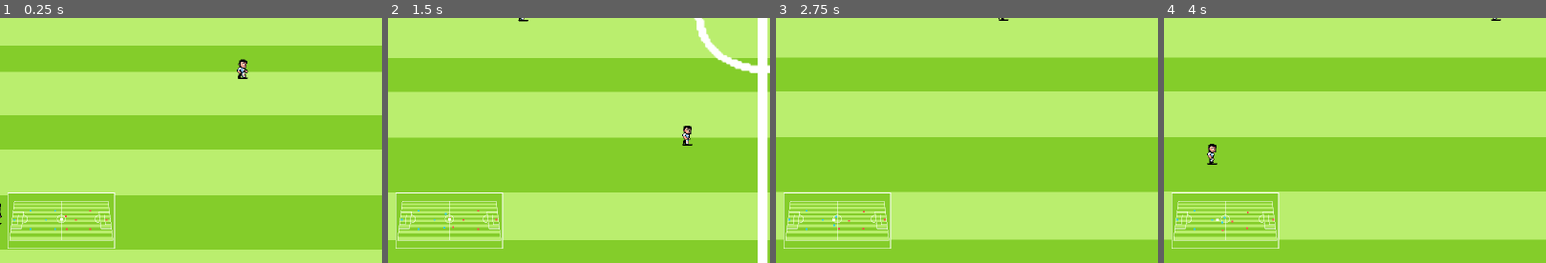
Above: before the commit, frames 1-4 (left to right).
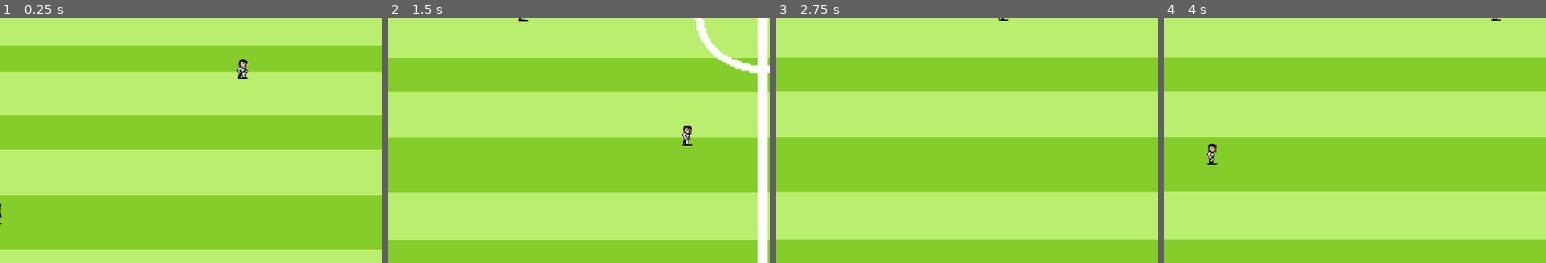
Above: after the commit, the same moments.

Repository: redwarewolf/fafa-simulator
Game: Godot game, scene res://scenes/world.tscn
The game is run twice, just before and just after one commit, with the same random seed, the same clock (stepped at 60 frames per second) and the same inputs.
Inputs:
- Up to frame 1 (0.25 s): no input
- Up to frame 2 (1.5 s): no input
- Up to frame 3 (2.75 s): no input
- Up to frame 4 (4 s): no input
The pictures show only the part of the screen within x 1-51%, y 50-100%; the shares and areas given below are measured in that part.

The runs differ from the first frame. In frame 1, 3.6% of the frame differs, in the area x 2-31%, y 71-95%; in frame 2, 4.1%; in frame 3, 4.2%; in frame 4, 4.2%.

Commit message:
goal and other stuff

Diff:
--- a/project.godot
+++ b/project.godot
@@ -37,6 +37,7 @@
 2d_physics/layer_1="PitchWalls"
 2d_physics/layer_2="Player"
 2d_physics/layer_3="Ball"
+2d_physics/layer_4="InvisibleWalls"
 
 [rendering]
 
--- a/scenes/characters/player.tscn
+++ b/scenes/characters/player.tscn
@@ -318,6 +318,7 @@
 
 [node name="Player" type="CharacterBody2D"]
 collision_layer = 2
+collision_mask = 9
 script = ExtResource("1_yewv4")
 
 [node name="PlayerSprite" type="Sprite2D" parent="."]
--- a/scenes/goal.tscn
+++ b/scenes/goal.tscn
@@ -9,6 +9,12 @@
 
 [sub_resource type="RectangleShape2D" id="RectangleShape2D_jvyg3"]
 size = Vector2(29, 2)
+
+[sub_resource type="RectangleShape2D" id="RectangleShape2D_aqdrf"]
+size = Vector2(6, 89)
+
+[sub_resource type="RectangleShape2D" id="RectangleShape2D_jo0vh"]
+size = Vector2(30, 6)
 
 [node name="Goal" type="Node2D"]
 y_sort_enabled = true
@@ -61,3 +67,20 @@
 
 [node name="BottomTarget" type="Node2D" parent="Targets"]
 position = Vector2(22, 10)
+
+[node name="InvisibleWalls" type="StaticBody2D" parent="."]
+collision_layer = 8
+collision_mask = 0
+
+[node name="CollisionShape2D" type="CollisionShape2D" parent="InvisibleWalls"]
+position = Vector2(-12, -22.5)
+rotation = 0.109964274
+shape = SubResource("RectangleShape2D_aqdrf")
+
+[node name="CollisionShape2D2" type="CollisionShape2D" parent="InvisibleWalls"]
+position = Vector2(-2, 20)
+shape = SubResource("RectangleShape2D_jo0vh")
+
+[node name="CollisionShape2D3" type="CollisionShape2D" parent="InvisibleWalls"]
+position = Vector2(5, -66)
+shape = SubResource("RectangleShape2D_jo0vh")
--- a/scenes/world.tscn
+++ b/scenes/world.tscn
@@ -153,6 +153,7 @@
 position = Vector2(588, 610)
 
 [node name="HUD" type="CanvasLayer" parent="."]
+visible = false
 
 [node name="Minimap" parent="HUD" node_paths=PackedStringArray("actors_container") instance=ExtResource("minimap_scene")]
 anchors_preset = 2
Not shown: 1 places in scenes/goal.tscn that only renumber resources
Not shown: 1 places in scenes/world.tscn that only renumber resources
